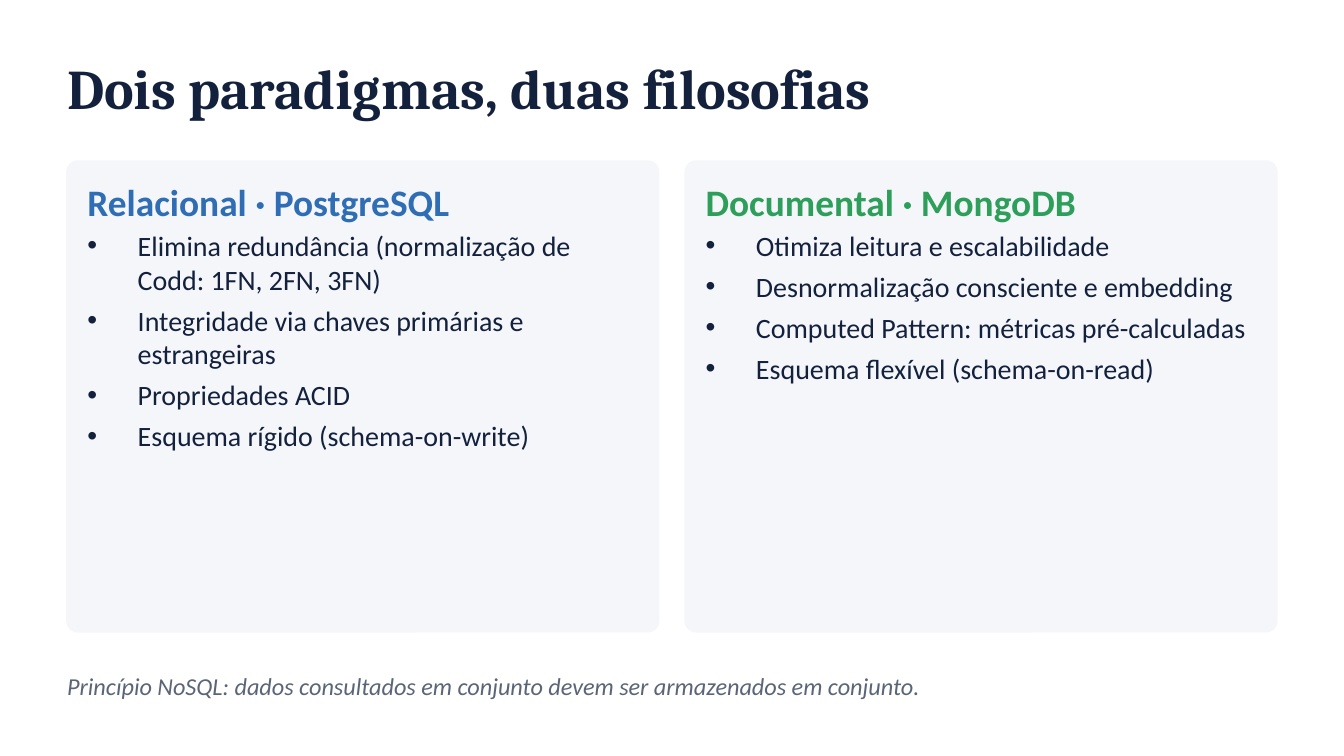
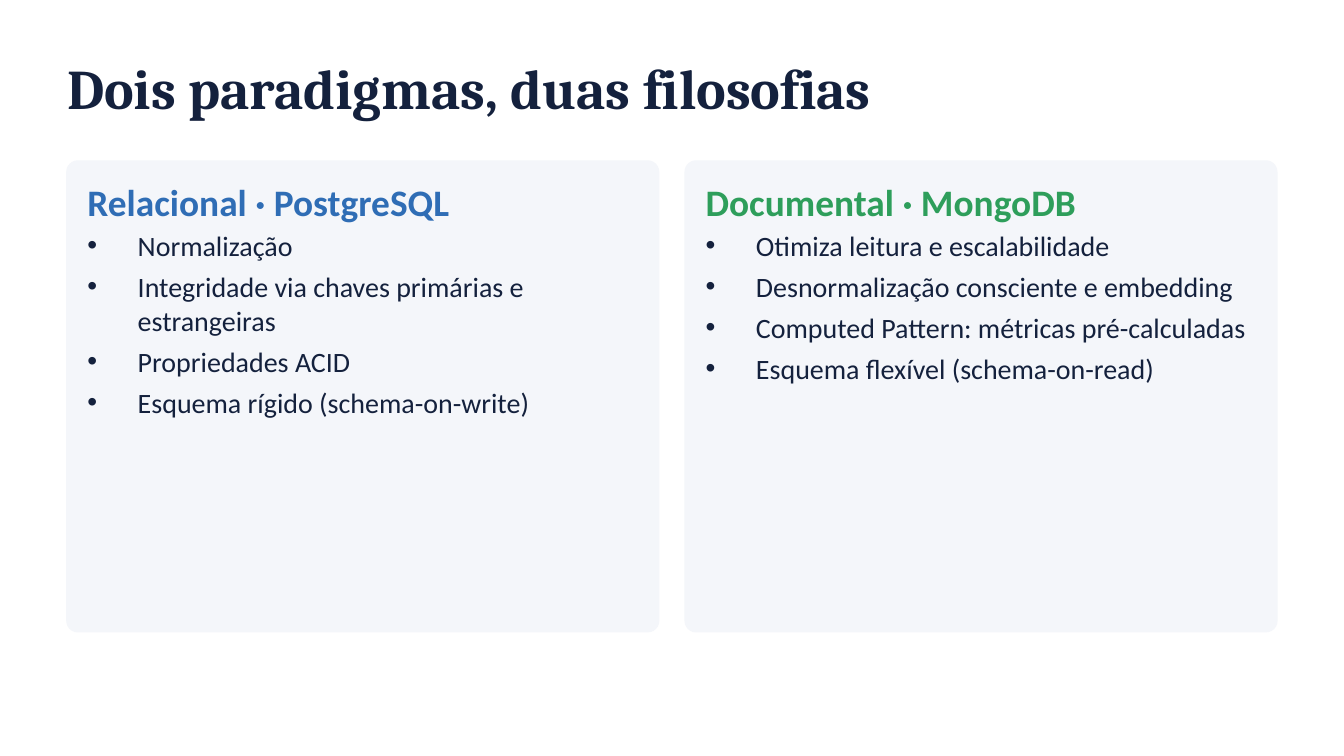
Before and after one commit to FineiasAntonio/BancoDeDados, a slide deck: slide 3 of docs/apresentacao.pptx (slide 4 before the commit). Drawn at 1344x756 pixels with LibreOffice and Linux fonts; fonts in the diff are those of the drawing. Boxes give left, top, right and bottom in pixels: in the first picture for what was removed or moved away, otherwise in the second. Text is boxed around its words. In the diff, an @@ line names an element or a change of style, - is before the commit and + after.

```diff
--- a/docs/apresentacao.pptx
+++ b/docs/apresentacao.pptx
@@ text at (138, 236, 293, 261): text changed @@
-• Elimina redundância (normalização de Codd: 1FN, 2FN, 3FN)
+• Normalização
@@ text removed at (67, 678, 920, 699) @@
-Princípio NoSQL: dados consultados em conjunto devem ser armazenados em conjunto.
```
Also in this commit, not shown: 5 other slides changed, 1 slide added, 10 slides removed, 1 other file.
